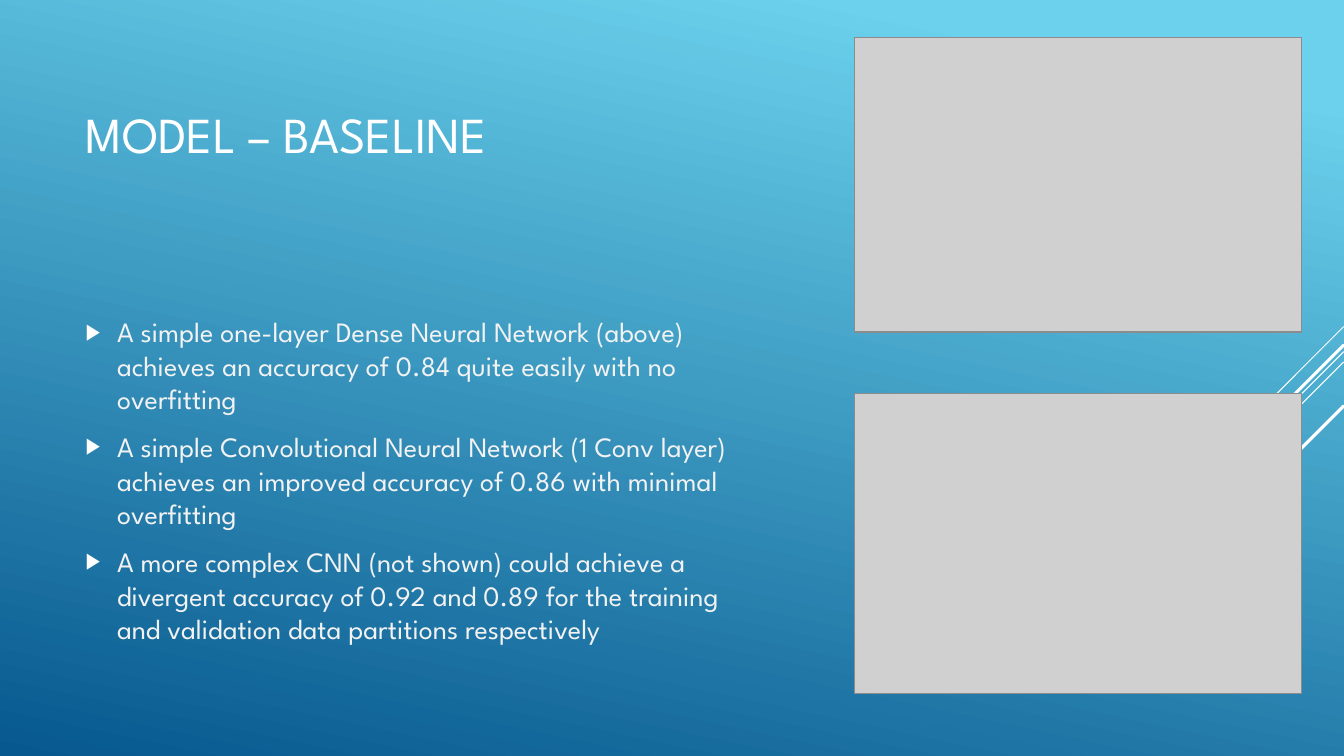
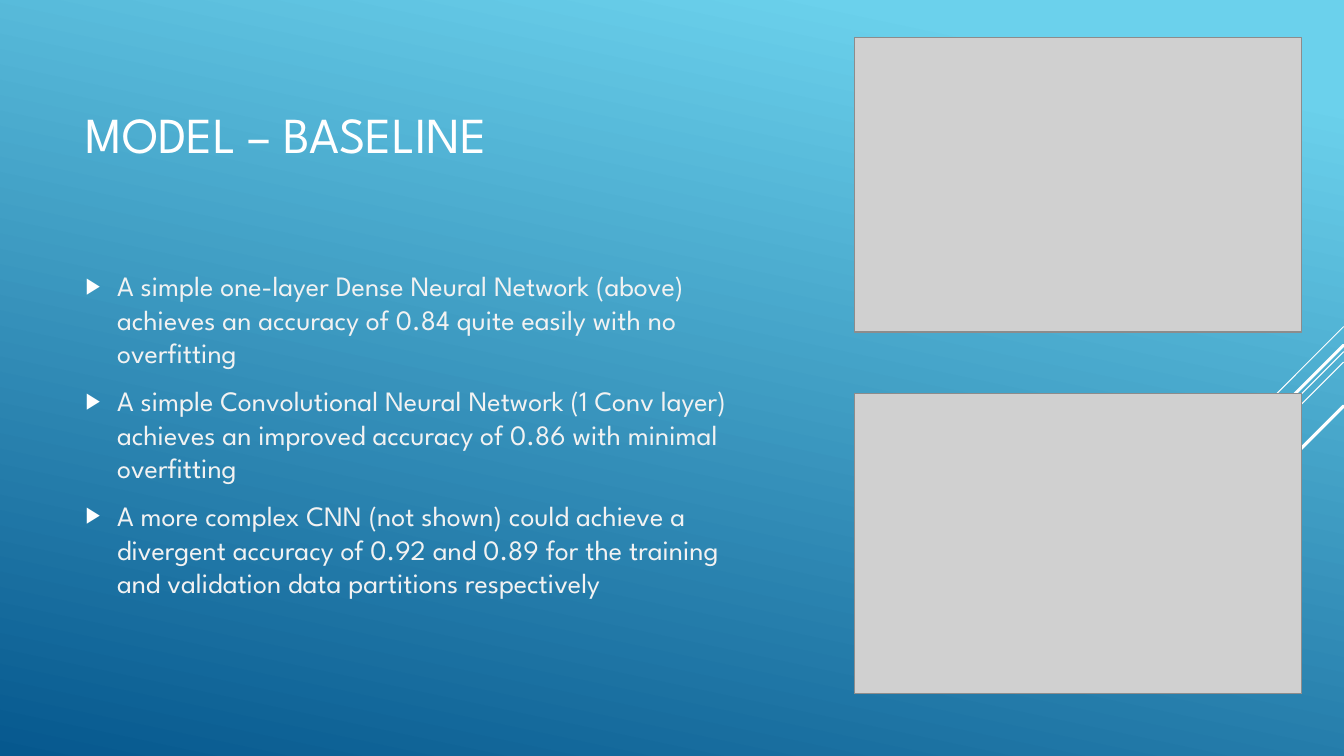
Before and after one commit to ethanolx/Fashion-CIFAR10-CV-py, a slide deck: slide 5 of doc/part-a.pptx. Drawn at 1344x756 pixels with LibreOffice and Linux fonts; fonts in the diff are those of the drawing; grey boxes stand for pictures. Boxes give left, top, right and bottom in pixels: in the first picture for what was removed or moved away, otherwise in the second. Text is boxed around its words. In the diff, an @@ line names an element or a change of style, - is before the commit and + after.

Commit message:
v1.0
 -  Base notebooks done (No conclusions)
 -  Updated all the documentation (besides readme)
 -  Added requirements.txt
 -  Cleaned up models folder

```diff
--- a/doc/part-a.pptx
+++ b/doc/part-a.pptx
@@ text "A simple one-layer Dense Neural ...": place and size @@
-text "A simple one-layer Dense Neural ..." at box(117, 322, 726, 645)
+text "A simple one-layer Dense Neural ..." at box(117, 276, 726, 599)
```
Also in this commit, not shown: 1 other slide changed, 2 slides added, 2 slides removed, 9 other files.
